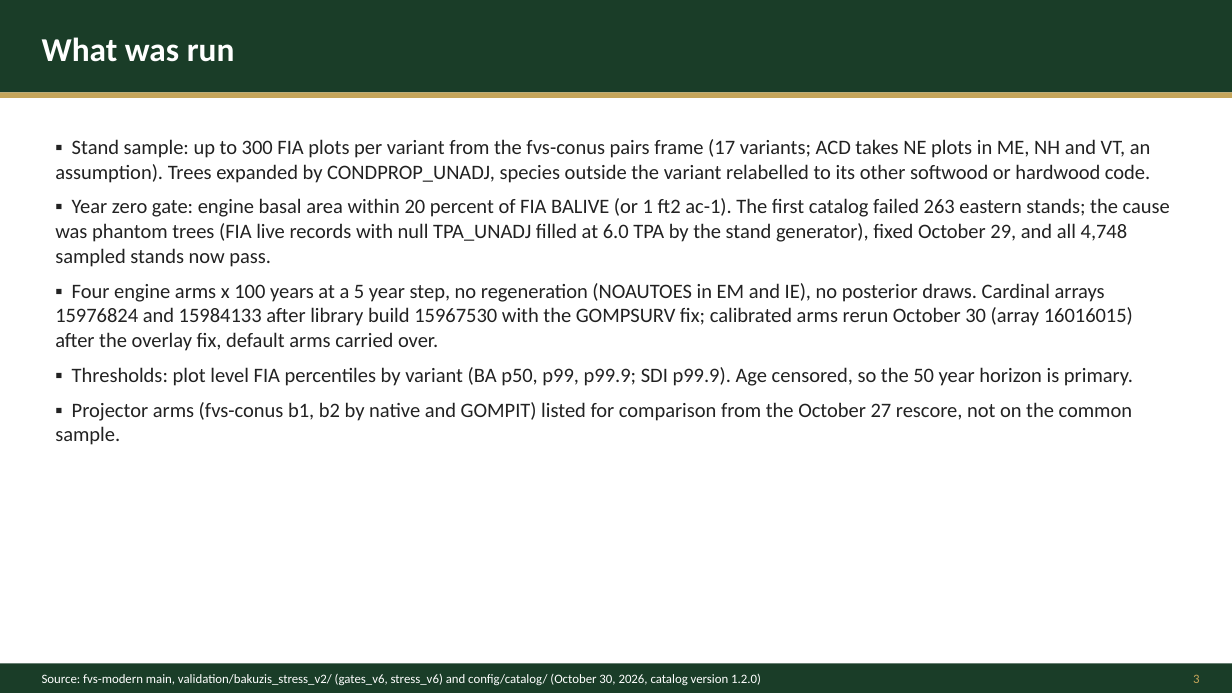
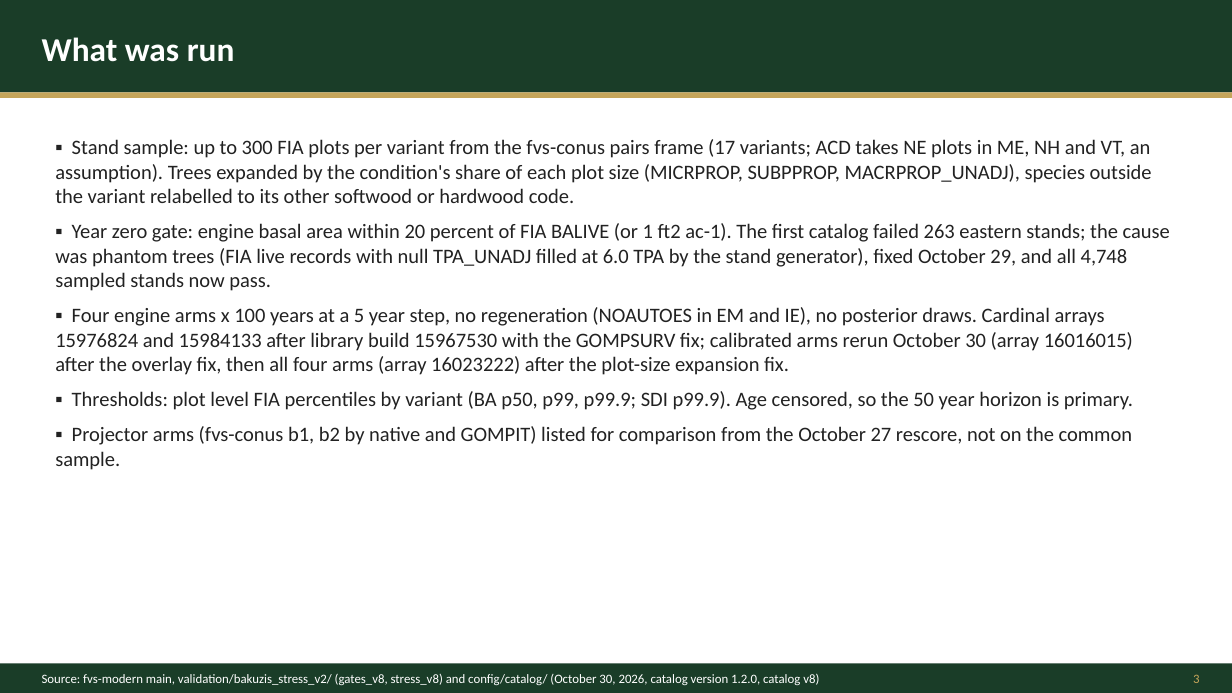
Before and after one commit to advanced-forestry-systems/fvs-modern, a slide deck: slide 3 of validation/bakuzis_stress_v2/release_20261030/deck/2026-10-29_fvs-modern-catalog-deck_DRAFT.pptx. Drawn at 1232x693 pixels with LibreOffice and Linux fonts; fonts in the diff are those of the drawing. Boxes give left, top, right and bottom in pixels: in the first picture for what was removed or moved away, otherwise in the second. Text is boxed around its words. In the diff, an @@ line names an element or a change of style, - is before the commit and + after.

```diff
--- a/validation/bakuzis_stress_v2/release_20261030/deck/2026-10-29_fvs-modern-catalog-deck_DRAFT.pptx
+++ b/validation/bakuzis_stress_v2/release_20261030/deck/2026-10-29_fvs-modern-catalog-deck_DRAFT.pptx
@@ text at (55,139,1152,203): text changed @@
-▪ Stand sample: up to 300 FIA plots per variant from the fvs-conus pairs frame (17 variants; ACD takes NE plots in ME, NH and VT, an assumption). Trees expanded by CONDPROP_UNADJ, species outside the variant relabelled to its other softwood or hardwood code.
+▪ Stand sample: up to 300 FIA plots per variant from the fvs-conus pairs frame (17 variants; ACD takes NE plots in ME, NH and VT, an assumption). Trees expanded by the condition's share of each plot size (MICRPROP, SUBPPROP, MACRPROP_UNADJ), species outside the variant relabelled to its other softwood or hardwood code.
@@ text at (55,307,1133,375): text changed @@
-▪ Four engine arms x 100 years at a 5 year step, no regeneration (NOAUTOES in EM and IE), no posterior draws. Cardinal arrays 15976824 and 15984133 after library build 15967530 with the GOMPSURV fix; calibrated arms rerun October 30 (array 16016015) after the overlay fix, default arms carried over.
+▪ Four engine arms x 100 years at a 5 year step, no regeneration (NOAUTOES in EM and IE), no posterior draws. Cardinal arrays 15976824 and 15984133 after library build 15967530 with the GOMPSURV fix; calibrated arms rerun October 30 (array 16016015) after the overlay fix, then all four arms (array 16023222) after the plot-size expansion fix.
@@ text at (42,674,819,685): text changed @@
-Source: fvs-modern main, validation/bakuzis_stress_v2/ (gates_v6, stress_v6) and config/catalog/ (October 30, 2026, catalog version 1.2.0)
+Source: fvs-modern main, validation/bakuzis_stress_v2/ (gates_v8, stress_v8) and config/catalog/ (October 30, 2026, catalog version 1.2.0, catalog v8)
```
Also in this commit, not shown: 12 other slides changed, 36 other files.
